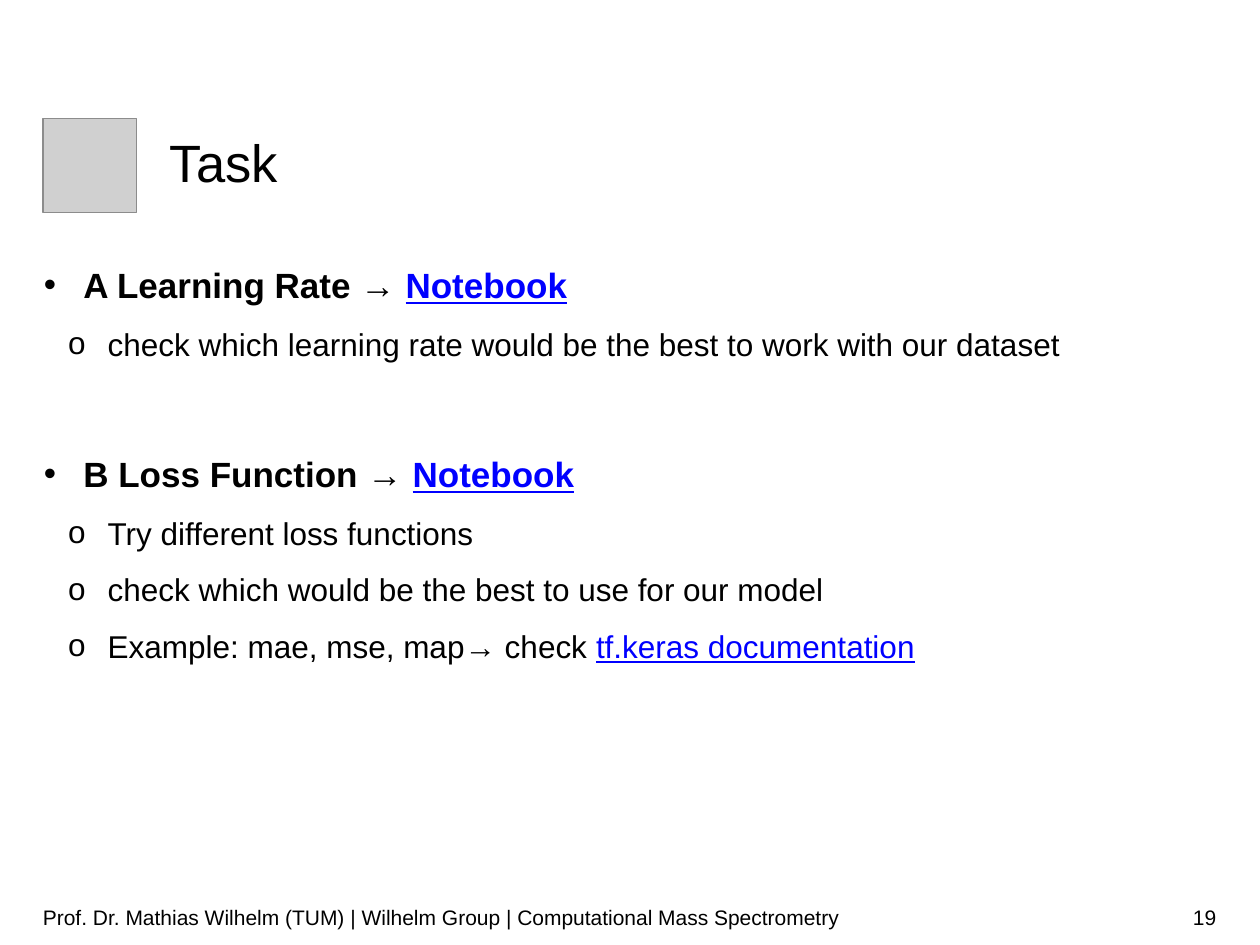
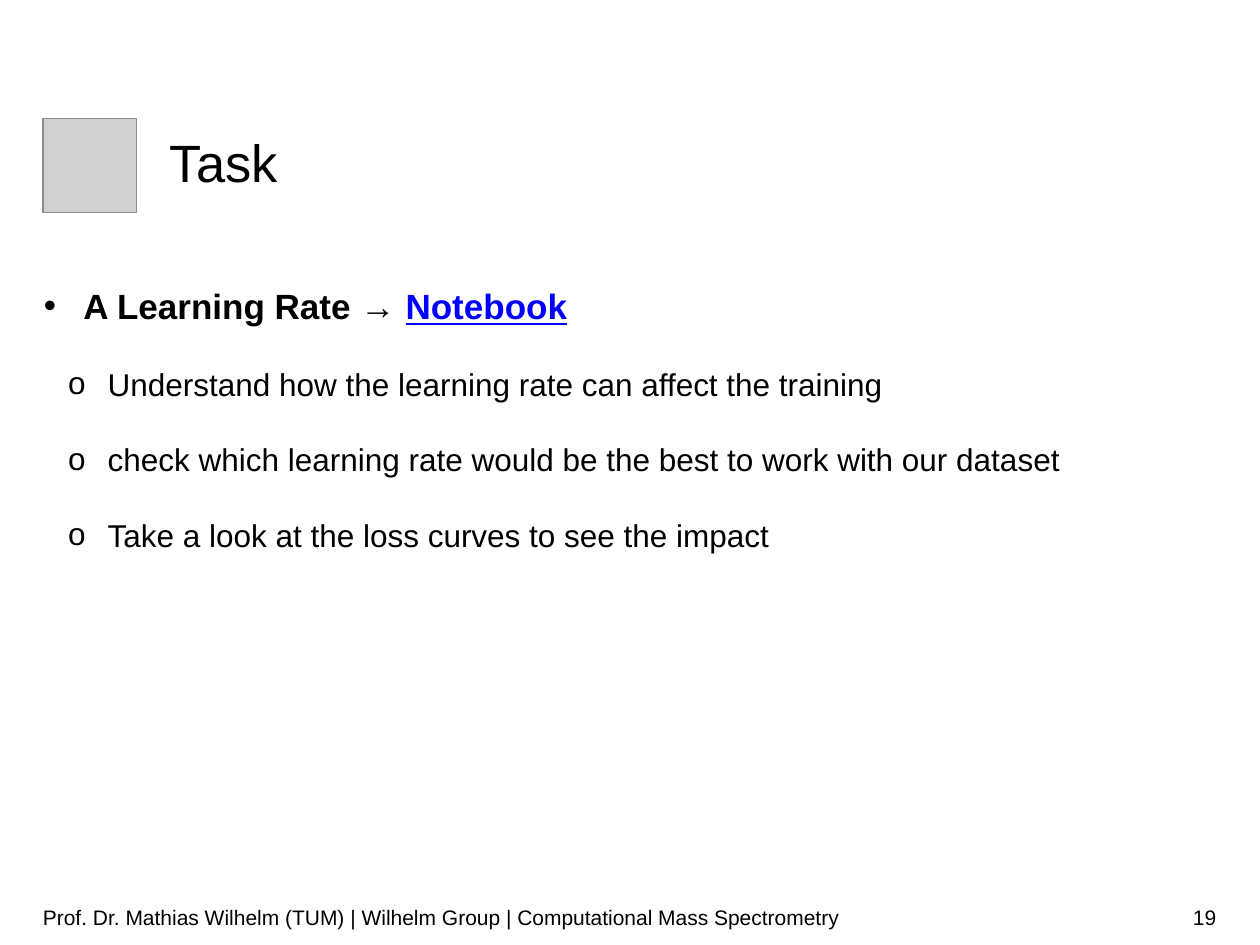
Before and after one commit to wilhelm-lab/dlomix-resources, a slide deck: slide 19 of 01_Intro_Slides_SummerSchool_Sep21.pptx. Drawn at 1260x945 pixels with LibreOffice and Linux fonts; fonts in the diff are those of the drawing; grey boxes stand for pictures; background and template pictures are left out. Boxes give left, top, right and bottom in pixels: in the first picture for what was removed or moved away, otherwise in the second. Text is boxed around its words. In the diff, an @@ line names an element or a change of style, - is before the commit and + after.

Commit message:
updated slides (task slides, removed mape)

```diff
--- a/01_Intro_Slides_SummerSchool_Sep21.pptx
+++ b/01_Intro_Slides_SummerSchool_Sep21.pptx
@@ text at [83, 293, 1059, 477]: line spacing 1.5 to 2 @@
@@ text at [108, 373, 882, 402]: paragraph added @@
+  o Understand how the learning rate can affect the training
@@ text at [108, 524, 769, 553]: text changed @@
-• B Loss Function → Notebook
-  o Try different loss functions
-  o check which would be the best to use for our model
-  o Example: mae, mse, map→ check tf.keras documentation
+  o Take a look at the loss curves to see the impact
```
Also in this commit, not shown: 1 other slide changed, 2 slides added.
